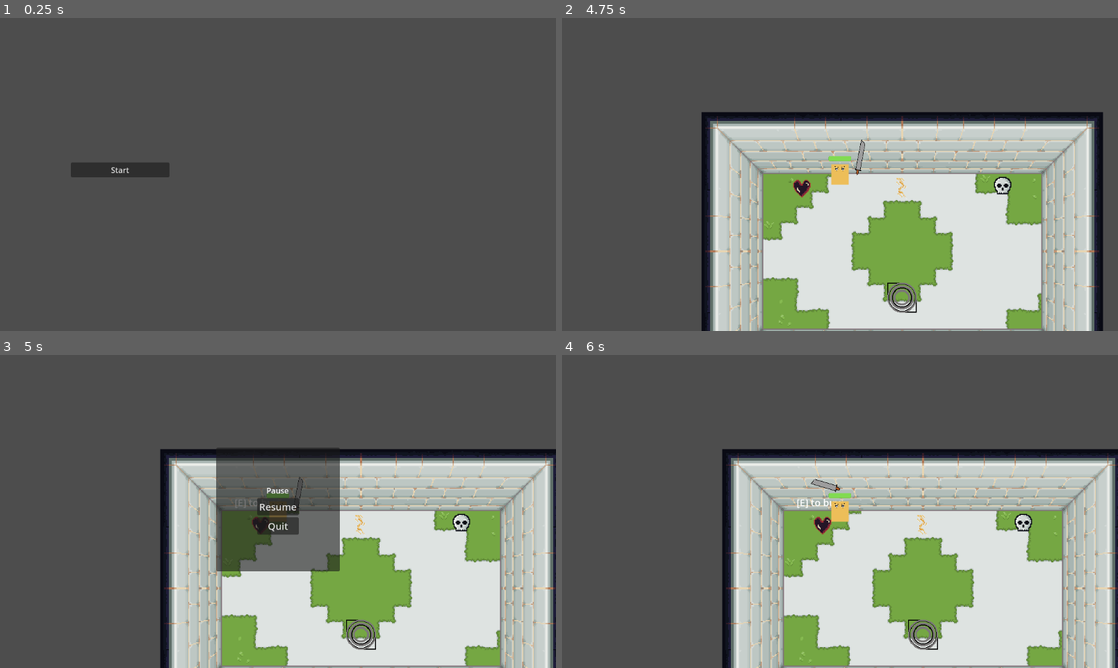
Above: before the commit, frames 1-4 (two rows, left to right).
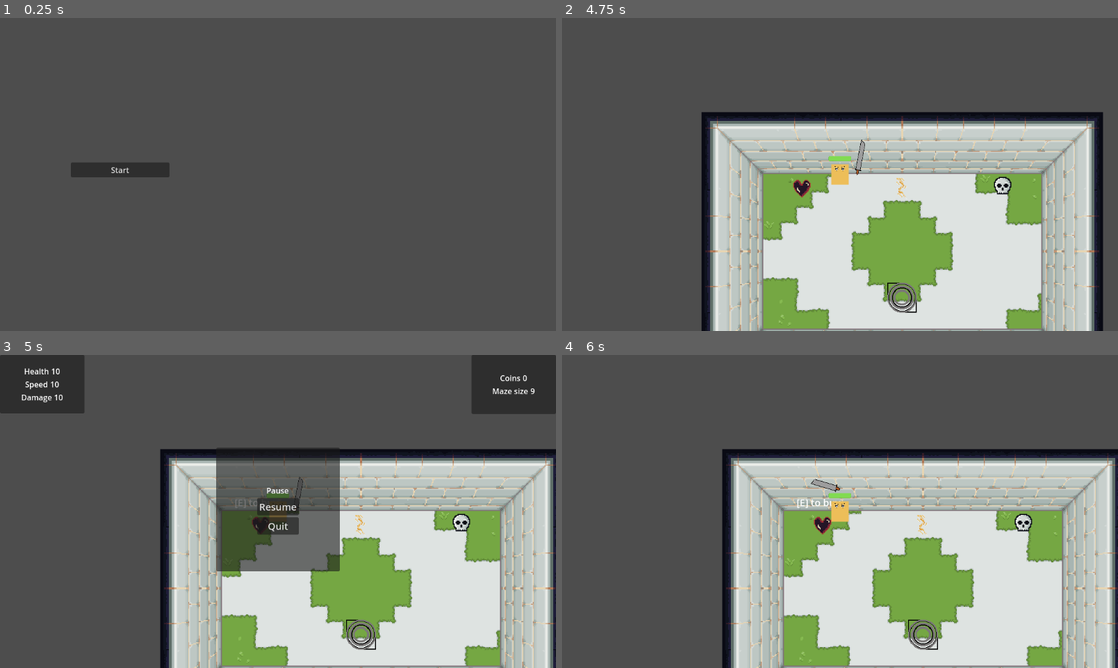
Above: after the commit, the same moments.

Repository: Filip22022/MazePrisoner
Game: Godot game, scene res://game.tscn
Same seed, same stepped clock (60 frames per second), same inputs: the game is played once before the commit and once after it.
Inputs (mouse positions are in pixels of both pictures, inside the frame that each line leads up to):
- Up to frame 1 (0.25 s): no input
- Up to frame 2 (4.75 s): click "Start" at 0.5 s; tap Enter at 1.25, 3.5 s; move the mouse to (962, 158) at 1.27 s; hold D (move_right) 1.28-2.03 s; click (962, 158) at 1.35 s; move the mouse to (728, 190) at 2.02 s; hold S (move_down) 2.03-2.78 s; tap Space (Dash) at 2.1, 2.75, 4.35 s; move the mouse to (895, 105) at 2.77 s; hold D (move_right) 2.78-3.53 s; hold E (Interact) 2.78-3.53 s; move the mouse to (812, 237) at 3.52 s; hold W (move_up) 3.53-4.28 s; click (812, 237) at 3.6 s; move the mouse to (1006, 221) at 4.27 s; hold A (move_left) from 4.28 s (still down)
- Up to frame 3 (5 s): keep holding A (move_left); tap Escape (pause) at 4.9 s
- Up to frame 4 (6 s): move the mouse to (673, 464) at 5.02 s; tap E (Interact) at 5.1 s; release A (move_left) at 5.75 s; click "Resume" at 5.75 s

Frames 1-2 are identical in both runs. In frame 3, 5.6% of the frame differs, in the area x 0-100%, y 0-19%; in frame 4, nothing differs.

Commit message:
Add stats to pause menu

Diff:
--- a/UI/game_timer.tscn
+++ b/UI/HUD/game_timer.tscn
@@ -1,6 +1,7 @@
 [gd_scene load_steps=2 format=3 uid="uid://b8xthppp1k7fo"]
 
-[ext_resource type="Script" path="res://UI/game_timer.gd" id="1_3xqc7"]
+[ext_resource type="Script" path="res://UI/HUD/game_timer.gd" id="1_3xqc7"]
+
 
 [node name="GameTimer" type="Control"]
 layout_mode = 3
--- /dev/null
+++ b/UI/HUD/hud_stats.gd
@@ -0,0 +1,24 @@
+extends CanvasLayer
+
+@onready var health_label = $Panel/VBoxContainer/HBoxContainer/HealthValue
+@onready var speed_label = $Panel/VBoxContainer/HBoxContainer2/SpeedValue
+@onready var damage_label = $Panel/VBoxContainer/HBoxContainer3/DamageValue
+@onready var maze_size_label = $Panel2/VBoxContainer2/HBoxContainer2/SizeValue
+@onready var coins_label = $Panel2/VBoxContainer2/HBoxContainer/CoinsValue
+
+func _ready():
+	hide()
+
+func show_menu():
+	self.update()
+	self.show()
+
+func hide_menu():
+	self.hide()
+
+func update():
+	health_label.text = str(PlayerInfo.get_stat(PlayerInfo.StatNames.health))
+	speed_label.text = str(PlayerInfo.get_stat(PlayerInfo.StatNames.speed))
+	damage_label.text = str(PlayerInfo.get_stat(PlayerInfo.StatNames.damage))
+	coins_label.text = str(PlayerInfo.get_stat(PlayerInfo.StatNames.coins))
+	maze_size_label.text = str(GameState.maze_size*GameState.maze_size)
--- /dev/null
+++ b/UI/HUD/hud_stats.tscn
@@ -0,0 +1,110 @@
+[gd_scene load_steps=2 format=3 uid="uid://cuhl33a6w85u5"]
+
+[ext_resource type="Script" path="res://UI/HUD/hud_stats.gd" id="1_jvi0r"]
+
+[node name="HudStats" type="CanvasLayer"]
+process_mode = 3
+script = ExtResource("1_jvi0r")
+
+[node name="Panel" type="Panel" parent="."]
+offset_right = 175.0
+offset_bottom = 121.0
+
+[node name="VBoxContainer" type="VBoxContainer" parent="Panel"]
+layout_mode = 1
+anchors_preset = 14
+anchor_top = 0.5
+anchor_right = 1.0
+anchor_bottom = 0.5
+offset_top = -38.5
+offset_bottom = 38.5
+grow_horizontal = 2
+grow_vertical = 2
+
+[node name="HBoxContainer" type="HBoxContainer" parent="Panel/VBoxContainer"]
+layout_mode = 2
+size_flags_vertical = 8
+alignment = 1
+
+[node name="Health" type="Label" parent="Panel/VBoxContainer/HBoxContainer"]
+layout_mode = 2
+size_flags_vertical = 1
+text = "Health"
+
+[node name="HealthValue" type="Label" parent="Panel/VBoxContainer/HBoxContainer"]
+layout_mode = 2
+size_flags_horizontal = 8
+size_flags_vertical = 1
+
+[node name="HBoxContainer2" type="HBoxContainer" parent="Panel/VBoxContainer"]
+layout_mode = 2
+alignment = 1
+
+[node name="Speed" type="Label" parent="Panel/VBoxContainer/HBoxContainer2"]
+layout_mode = 2
+size_flags_vertical = 1
+text = "Speed"
+
+[node name="SpeedValue" type="Label" parent="Panel/VBoxContainer/HBoxContainer2"]
+layout_mode = 2
+size_flags_horizontal = 8
+size_flags_vertical = 1
+
+[node name="HBoxContainer3" type="HBoxContainer" parent="Panel/VBoxContainer"]
+layout_mode = 2
+alignment = 1
+
+[node name="Damage" type="Label" parent="Panel/VBoxContainer/HBoxContainer3"]
+layout_mode = 2
+size_flags_vertical = 1
+text = "Damage"
+
+[node name="DamageValue" type="Label" parent="Panel/VBoxContainer/HBoxContainer3"]
+layout_mode = 2
+size_flags_horizontal = 8
+size_flags_vertical = 1
+
+[node name="Panel2" type="Panel" parent="."]
+anchors_preset = 1
+anchor_left = 1.0
+anchor_right = 1.0
+offset_left = -175.0
+offset_bottom = 122.0
+grow_horizontal = 0
+
+[node name="VBoxContainer2" type="VBoxContainer" parent="Panel2"]
+layout_mode = 1
+anchors_preset = 14
+anchor_top = 0.5
+anchor_right = 1.0
+anchor_bottom = 0.5
+offset_top = -25.0
+offset_bottom = 25.0
+grow_horizontal = 2
+grow_vertical = 2
+
+[node name="HBoxContainer" type="HBoxContainer" parent="Panel2/VBoxContainer2"]
+layout_mode = 2
+alignment = 1
+
+[node name="Coins" type="Label" parent="Panel2/VBoxContainer2/HBoxContainer"]
+layout_mode = 2
+size_flags_vertical = 1
+text = "Coins"
+
+[node name="CoinsValue" type="Label" parent="Panel2/VBoxContainer2/HBoxContainer"]
+layout_mode = 2
+size_flags_vertical = 1
+
+[node name="HBoxContainer2" type="HBoxContainer" parent="Panel2/VBoxContainer2"]
+layout_mode = 2
+alignment = 1
+
+[node name="Size" type="Label" parent="Panel2/VBoxContainer2/HBoxContainer2"]
+layout_mode = 2
+size_flags_vertical = 1
+text = "Maze size"
+
+[node name="SizeValue" type="Label" parent="Panel2/VBoxContainer2/HBoxContainer2"]
+layout_mode = 2
+size_flags_vertical = 1
--- a/UI/UIManager.gd
+++ b/UI/UIManager.gd
@@ -11,11 +11,14 @@
 		get_tree().paused = isPaused
 @onready var timer = $GameTimer
 @onready var pause_menu
+@onready var stats_hud
 
 func _ready():
 	timer.hide()
 	pause_menu = load("res://UI/pause_menu/pause_menu.tscn").instantiate()
 	add_child(pause_menu)
+	stats_hud = load("res://UI/HUD/hud_stats.tscn").instantiate()
+	add_child(stats_hud)
 
 	pause_menu.resume.connect(toggle_pause_menu)
 	pause_menu.exit_game.connect(on_game_exit)
@@ -28,8 +31,10 @@
 	isPaused = !isPaused
 	if isPaused:
 		pause_menu.show()
+		stats_hud.show_menu()
 	else:
 		pause_menu.hide()
+		stats_hud.hide_menu()
 
 func start_game():
 	pass
--- a/autoloads/game_state.gd
+++ b/autoloads/game_state.gd
@@ -1,6 +1,7 @@
 extends Node
 
 var run_in_progress: bool
+var maze_size: int = 3
 
 func _init():
 	run_in_progress = false
@@ -10,3 +11,6 @@
 
 func start_run():
 	run_in_progress = true
+
+func enlarge_maze():
+	maze_size += 1
--- a/autoloads/player_info.gd
+++ b/autoloads/player_info.gd
@@ -9,13 +9,15 @@
 enum  StatNames {
 	health,
 	speed,
-	damage
+	damage,
+	coins
 }
 
 var Stats = {
 	StatNames.health: {"base_value": 10, "current_value": 10, "multiplier": 10},
 	StatNames.speed: {"base_value": 10, "current_value": 10, "multiplier": 30},
 	StatNames.damage: {"base_value": 10, "current_value": 10, "multiplier": 1},
+	StatNames.coins: {"base_value": 0, "current_value": 0, "multiplier": 1},
 }
 
 
@@ -26,8 +28,11 @@
 		push_error("The player is missing...")
 		return null
 
+func get_stat_value(stat_name: StatNames):
+	return Stats[stat_name]["current_value"] * Stats[stat_name]["multiplier"]
+
 func get_stat(stat_name: StatNames):
-	return Stats[stat_name]["current_value"] * Stats[stat_name]["multiplier"]
+	return Stats[stat_name]["current_value"]
 
 func upgrade(stat_name: StatNames):
 	if Stats.has(stat_name):
@@ -38,3 +43,6 @@
 	if Stats.has(stat_name):
 		Stats[stat_name]["current_value"] -= 1
 	stats_changed.emit()
+
+func get_coins(amount: int):
+	Stats[StatNames.coins]["current_value"] += amount*Stats[StatNames.coins]["multiplier"]
--- a/game.gd
+++ b/game.gd
@@ -4,7 +4,8 @@
 @onready var ui_manager = $UIManager
 
 func _ready():
-	scene_manager.run_ended.connect(end_run)
+	scene_manager.run_ended_won.connect(win_run)
+	scene_manager.run_ended_lost.connect(end_run)
 	scene_manager.run_started.connect(start_run)
 	ui_manager.exit_game.connect(exit_game)
 
@@ -26,3 +27,8 @@
 
 func exit_game():
 	get_tree().quit()
+
+func win_run():
+	GameState.enlarge_maze()
+	PlayerInfo.get_coins(GameState.maze_size)
+	end_run()
--- a/game.tscn
+++ b/game.tscn
@@ -6,7 +6,7 @@
 [ext_resource type="Script" path="res://maze_generation/MazeGenerator.gd" id="4_kpke4"]
 [ext_resource type="PackedScene" uid="uid://c8sra6wux7hx5" path="res://UI/interaction_manager.tscn" id="4_qa6yh"]
 [ext_resource type="Script" path="res://UI/UIManager.gd" id="5_p0hqd"]
-[ext_resource type="PackedScene" uid="uid://b8xthppp1k7fo" path="res://UI/game_timer.tscn" id="6_tuvjb"]
+[ext_resource type="PackedScene" uid="uid://b8xthppp1k7fo" path="res://UI/HUD/game_timer.tscn" id="6_tuvjb"]
 [ext_resource type="Script" path="res://player/PlayerManager.gd" id="7_xvrln"]
 
 [node name="Game" type="Node2D"]
--- a/player/player.gd
+++ b/player/player.gd
@@ -19,13 +19,13 @@
 			start_dash()
 
 	var direction = Input.get_vector("move_left", "move_right", "move_up", "move_down")
-	self.velocity = direction * PlayerInfo.get_stat(PlayerInfo.StatNames.speed)
+	self.velocity = direction * PlayerInfo.get_stat_value(PlayerInfo.StatNames.speed)
 	if is_dashing():
 		self.velocity *= 5 * pow(dash.time_left,1)
 	move_and_slide()
 
 func update_stats():
-	self.max_health = PlayerInfo.get_stat(PlayerInfo.StatNames.health)
+	self.max_health = PlayerInfo.get_stat_value(PlayerInfo.StatNames.health)
 
 func take_damage(amount: float):
 	_change_health(-amount)
--- a/scenes/SceneManager.gd
+++ b/scenes/SceneManager.gd
@@ -1,7 +1,8 @@
 class_name SceneManager
 extends Node2D
 
-signal run_ended
+signal run_ended_won
+signal run_ended_lost
 signal run_started
 
 var _current_scene: Scene = null
@@ -12,7 +13,7 @@
 
 func _ready():
 	_current_scene = $StartMenu
-	_player_manager.player_death.connect(func(): run_ended.emit())
+	_player_manager.player_death.connect(func(): run_ended_lost.emit())
 
 func start_game():
 	_enter_hub()
@@ -24,6 +25,7 @@
 func _start_run():
 	GameState.start_run()
 
+	$MazeGenerator.size = GameState.maze_size
 	_rooms = $MazeGenerator.generate_maze()
 	var starting_room: MazeRoom = $MazeGenerator.get_starting_room()
 	_current_room = starting_room
@@ -52,7 +54,7 @@
 	_change_scene(_current_room.get_room_scene())
 
 	if _current_room.is_final:
-		_current_scene.game_won.connect(func(): run_ended.emit())
+		_current_scene.game_won.connect(func(): run_ended_won.emit())
 
 	_current_scene.initialize(Directions.opposite(direction))
 	_current_scene.open_doors()
Renamed: UI/game_timer.gd -> UI/HUD/game_timer.gd
